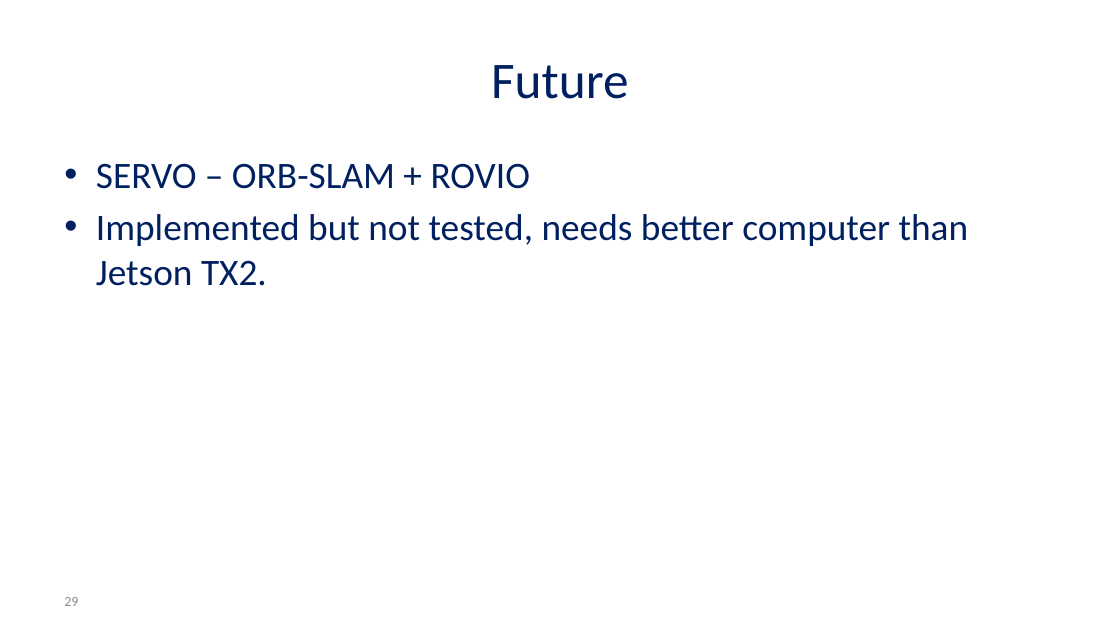
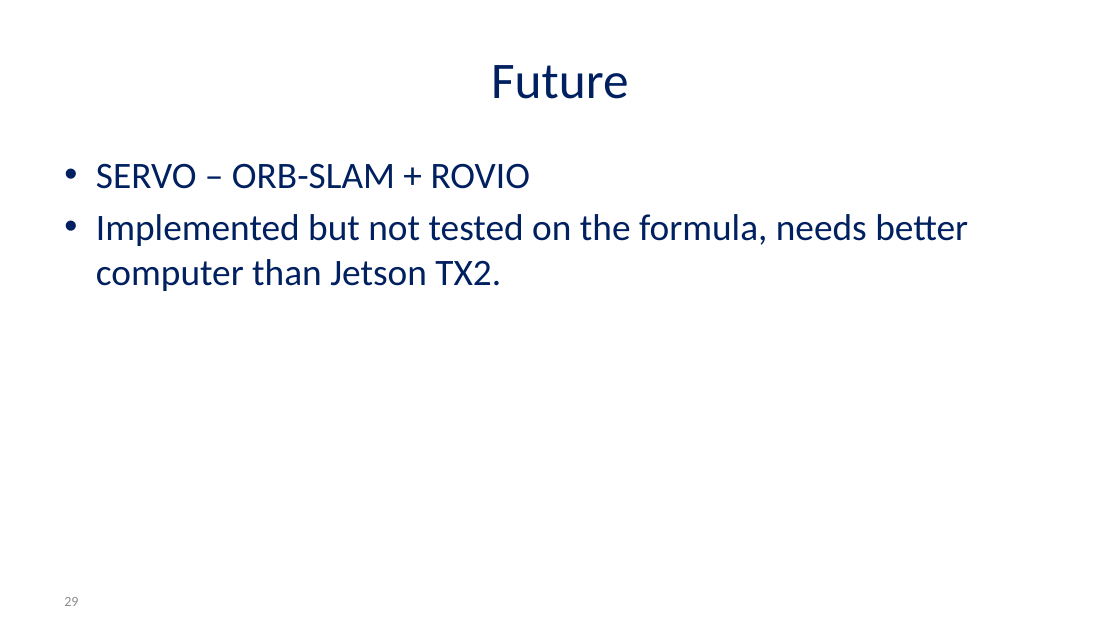
Before and after one commit to tomnorman/cone_slam, a slide deck: slide 29 of presentation.pptx. Drawn at 1120x630 pixels with LibreOffice and Linux fonts; fonts in the diff are those of the drawing. Boxes give left, top, right and bottom in pixels: in the first picture for what was removed or moved away, otherwise in the second. Text is boxed around its words. In the diff, an @@ line names an element or a change of style, - is before the commit and + after.

Commit message:
changed presentation

```diff
--- a/presentation.pptx
+++ b/presentation.pptx
@@ text at (96,214,968,291): text changed @@
-• Implemented but not tested, needs better computer than Jetson TX2.
+• Implemented but not tested on the formula, needs better computer than Jetson TX2.
```
Also in this commit, not shown: 5 other slides changed.
